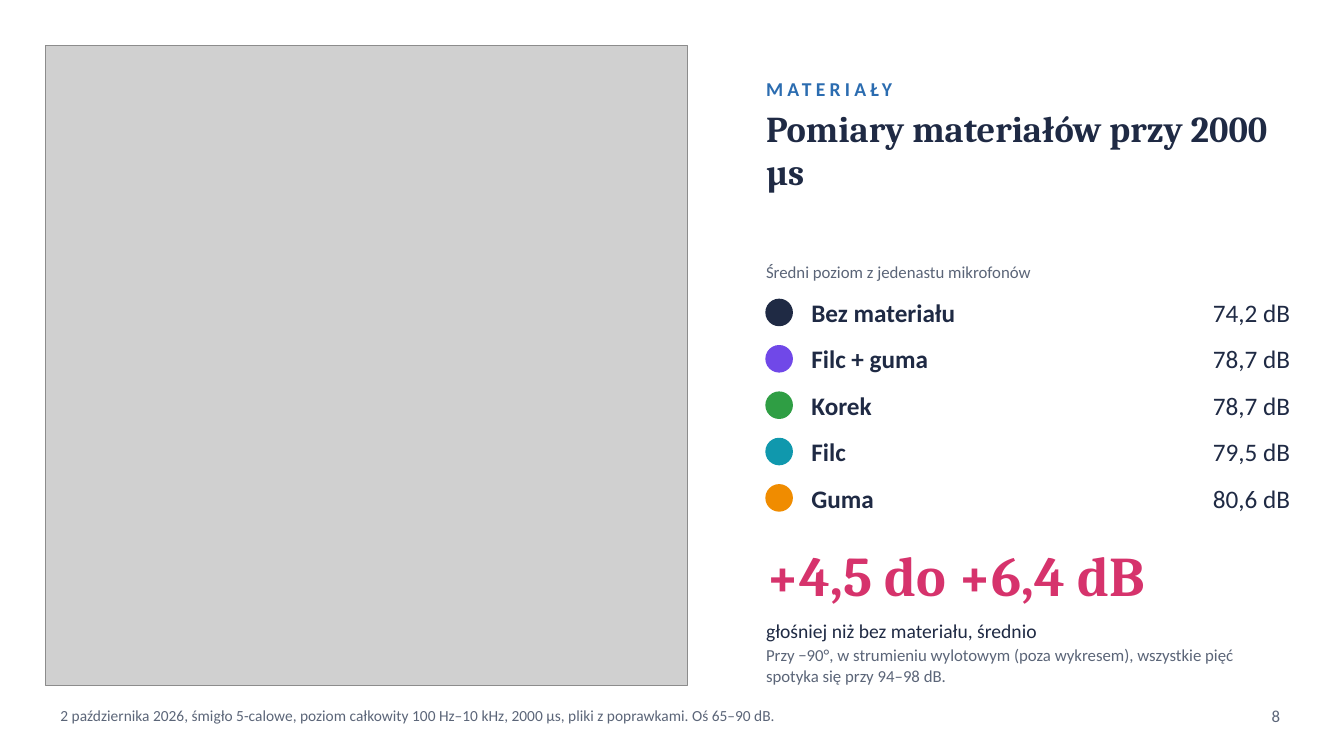
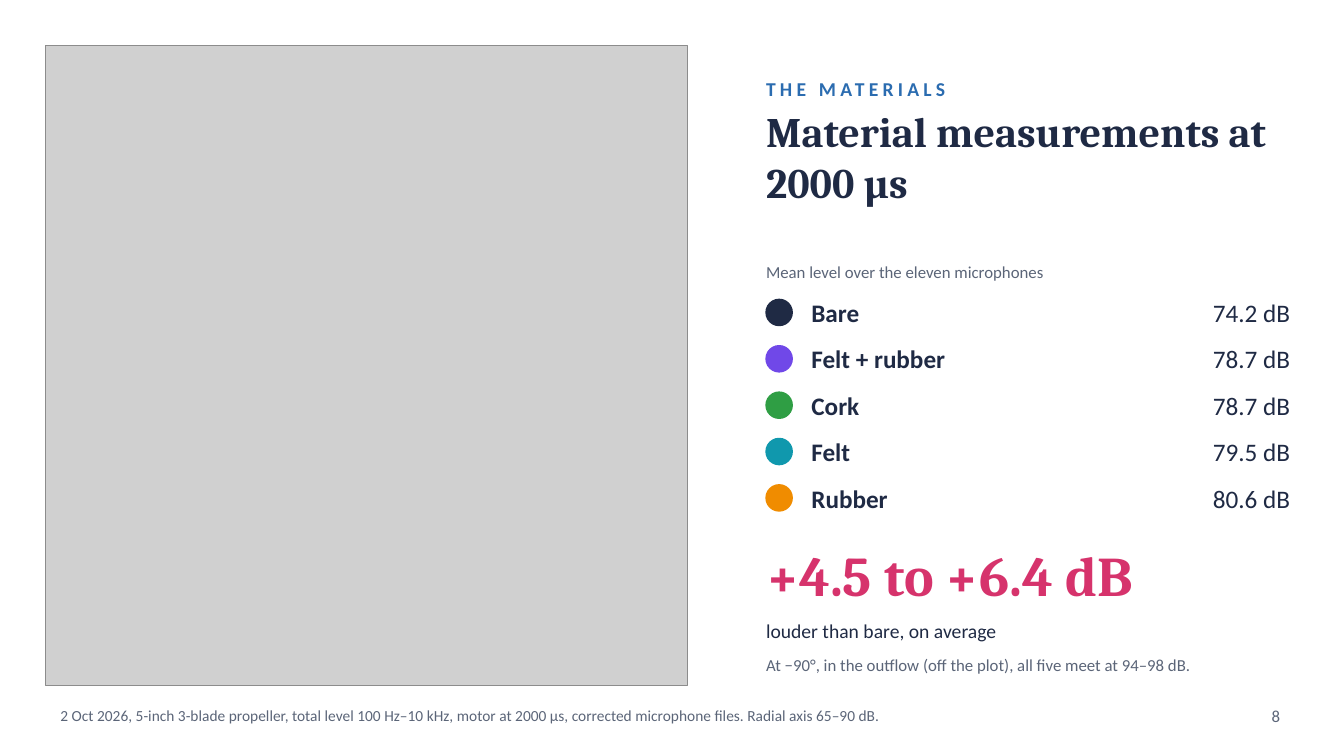
Before and after one commit to asdfgh0318/SoundVisualizer, a slide deck: slide 8 of docs/analysis/chamber-final-2026-10-01/slides/chamber-slides-final.pptx. Drawn at 1344x756 pixels with LibreOffice and Linux fonts; fonts in the diff are those of the drawing; grey boxes stand for pictures. Boxes give left, top, right and bottom in pixels: in the first picture for what was removed or moved away, otherwise in the second. Text is boxed around its words. In the diff, an @@ line names an element or a change of style, - is before the commit and + after.

```diff
--- a/docs/analysis/chamber-final-2026-10-01/slides/chamber-slides-final.pptx
+++ b/docs/analysis/chamber-final-2026-10-01/slides/chamber-slides-final.pptx
@@ text at box(766, 71, 1291, 106): text changed @@
-MATERIAŁY
+THE MATERIALS
@@ text at box(766, 118, 1266, 207): text changed; size 26 to 30 pt @@
-Pomiary materiałów przy 2000 µs
+Material measurements at 2000 µs
@@ text at box(766, 266, 1043, 281): text changed @@
-Średni poziom z jedenastu mikrofonów
+Mean level over the eleven microphones
@@ text at box(811, 305, 859, 322): text changed @@
-Bez materiału
+Bare
@@ text at box(811, 350, 945, 368): text changed @@
-Filc + guma
+Felt + rubber
@@ text at box(811, 397, 859, 415): text changed @@
-Korek
+Cork
@@ text at box(811, 443, 850, 461): text changed @@
-Filc
+Felt
@@ text at box(811, 490, 887, 508): text changed @@
-Guma
+Rubber
@@ text at box(766, 557, 1132, 597): text changed @@
-+4,5 do +6,4 dB
++4.5 to +6.4 dB
@@ text at box(766, 624, 996, 642): text changed @@
-głośniej niż bez materiału, średnio
+louder than bare, on average
@@ text at box(766, 659, 1190, 674): text changed @@
-Przy −90°, w strumieniu wylotowym (poza wykresem), wszystkie pięć spotyka się przy 94–98 dB.
+At −90°, in the outflow (off the plot), all five meet at 94–98 dB.
@@ text at box(60, 710, 879, 724): text changed @@
-2 października 2026, śmigło 5-calowe, poziom całkowity 100 Hz–10 kHz, 2000 µs, pliki z poprawkami. Oś 65–90 dB.
+2 Oct 2026, 5-inch 3-blade propeller, total level 100 Hz–10 kHz, motor at 2000 µs, corrected microphone files. Radial axis 65–90 dB.
```
Also in this commit, not shown: 5 other slides changed, 2 slides added, 2 slides removed.
